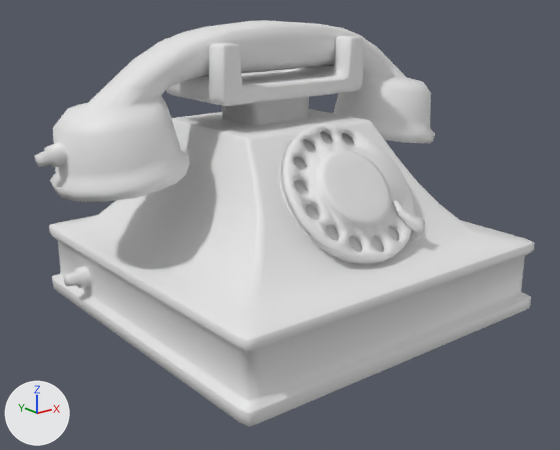
An edit to the FBX model Assets/Branch_/Regina/3D/New/Telephone_low.fbx, drawn before and after from the same camera.
Before and after are seen from a camera (50 mm lens) standing at (-0.316, -0.395, 0.214) and looking at (-0.007, -0.007, 0.059). The lights are fixed; the arrows at lower left show +X, +Y and +Z. The older version comes first.

In view in the first picture: 'Arette_low', 'BaseTelephone_low', 'Detaille_low', 'Pepites1_low', 'Pepites_low', 'RondInteractif_low', 'Rond_low', 'Tube_low'.
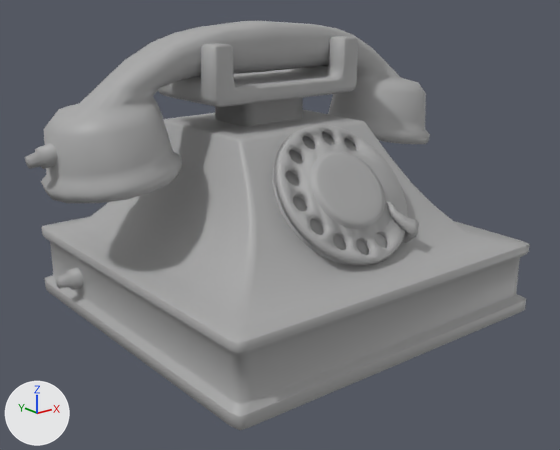
The newer file is also turned or shifted as a whole; pictures and numbers use the older file's frame.

Pixel boxes (x1, y1, x2, y2) of what changed, in the pictures (560 x 450 px):
'BaseTelephone_low', recoloured, moved (white to grey): before (49, 109, 535, 427); after (41, 110, 530, 430)
'Tube_low', recoloured, moved: before (50, 20, 435, 202); after (41, 21, 430, 203)
'RondInteractif_low', recoloured, reshaped, moved, turned: before (281, 124, 414, 264); after (274, 124, 408, 266)
'Detaille_low', recoloured, moved (white to grey): before (164, 36, 364, 126); after (157, 36, 358, 126)
'Rond_low', recoloured (white to grey): (293, 132, 385, 252) in both
'Pepites1_low', recoloured, moved: before (35, 142, 67, 168); after (25, 143, 58, 169)
'Arette_low', recoloured: (396, 210, 419, 240) in both
'Pepites_low', recoloured: (64, 268, 83, 288) in both

What changed in the scene script:
```text
Change me_cylinder_020:
    used by ob_pepites_low; location = (0.0, 0.0, 0.0); rotation_euler = (-1.571, 0.0, -3.142), in degrees (-90, 0, -180); scale = (0.0, 0.0, 0.0)
    remove me_cylinder_020.from_pydata(...)  # 33 vertices, 28 faces; spans x 104873.0..125400.0, y -31941.0..-16253.0, z -79756.0..-64068.0
    add me_cylinder_020.from_pydata(...)  # 33 vertices, 28 faces; spans x 110444.0..130970.0, y -31941.0..-16253.0, z -79756.0..-64068.0
    edits to the shape of me_cylinder_020 do not show in these pictures
    add me_cylinder_020.materials.append(mat_standardsurface1)  # grey #aaaaaa
Change me_cylinder_022:
    used by ob_rond_low; location = (0.0, 0.0, 0.0); rotation_euler = (-1.571, 0.0, -3.142), in degrees (-90, 0, -180); scale = (0.0, 0.0, 0.0)
    remove me_cylinder_022.from_pydata(...)  # 209 vertices, 192 faces; spans x -51258.0..40763.0, y -126759.0..-51364.0, z 26517.0..90036.0
    add me_cylinder_022.from_pydata(...)  # 209 vertices, 192 faces; spans x -45688.0..46333.0, y -126759.0..-51364.0, z 26517.0..90036.0
    edits to the shape of me_cylinder_022 do not show in these pictures
    add me_cylinder_022.materials.append(mat_standardsurface1)  # grey #aaaaaa
Change me_cylinder_002:
    used by ob_pepites1_low; location = (0.0, 0.0, 0.0); rotation_euler = (-1.571, 0.0, -3.142), in degrees (-90, 0, -180); scale = (0.0, 0.0, 0.0)
    remove me_cylinder_002.from_pydata(...)  # 33 vertices, 28 faces; spans x 137087.0..156945.0, y -128739.0..-113645.0, z -29315.0..-15360.0
    add me_cylinder_002.from_pydata(...)  # 33 vertices, 28 faces; spans x 142657.0..162515.0, y -128739.0..-113645.0, z -29315.0..-15360.0
    me_cylinder_002 part 5: the whole mesh is moved by (5570.0, 0.0, 0.0)
    add me_cylinder_002.materials.append(mat_standardsurface1)  # grey #aaaaaa
Change me_cylinder_021:
    used by ob_rondinteractif_low; location = (0.0, 0.0, 0.0); rotation_euler = (-1.571, 0.0, -3.142), in degrees (-90, 0, -180); scale = (0.0, 0.0, 0.0)
    remove me_cylinder_021.from_pydata(...)  # 449 vertices, 360 faces; spans x -52887.0..42391.0, y -129521.0..-53871.0, z 30077.0..93185.0
    add me_cylinder_021.from_pydata(...)  # 449 vertices, 360 faces; spans x -47316.0..47962.0, y -46702.0..41708.0, z -16817.0..25049.0
    me_cylinder_021 part 4: 449 of 449 vertices moved; they spanned x -52887.0..42391.0, y -129521.0..-53871.0, z 30077.0..93185.0 and now span x -47316.0..47962.0, y -46702.0..41708.0, z -16817.0..25049.0; mean shift (5570.0, 90690.0, -59447.0)
    add me_cylinder_021.materials.append(mat_standardsurface1)  # grey #aaaaaa
Change me_cube_029:
    used by ob_detaille_low; location = (0.0, 0.0, 0.0); rotation_euler = (-1.571, 0.0, -3.142), in degrees (-90, 0, -180); scale = (0.0, 0.0, 0.0)
    remove me_cube_029.from_pydata(...)  # 240 vertices, 242 faces; spans x -63624.0..53129.0, y -179160.0..-108643.0, z -57364.0..11083.0
    add me_cube_029.from_pydata(...)  # 240 vertices, 242 faces; spans x -58054.0..58699.0, y -179160.0..-108643.0, z -57364.0..11083.0
    me_cube_029 part 3: the whole mesh is moved by (5570.0, 0.0, 0.0)
    add me_cube_029.materials.append(mat_standardsurface1)  # grey #aaaaaa
Change me_cube_021:
    used by ob_arette_low; location = (0.0, 0.0, 0.0); rotation_euler = (-1.571, 0.0, -3.142), in degrees (-90, 0, -180); scale = (0.0, 0.0, 0.0)
    remove me_cube_021.from_pydata(...)  # 28 vertices, 25 faces; spans x -46488.0..-28946.0, y -84893.0..-53658.0, z 71189.0..91779.0
    add me_cube_021.from_pydata(...)  # 28 vertices, 25 faces; spans x -40918.0..-23375.0, y -84893.0..-53658.0, z 71189.0..91779.0
    edits to the shape of me_cube_021 do not show in these pictures
    add me_cube_021.materials.append(mat_standardsurface1)  # grey #aaaaaa
Change me_cube_027:
    used by ob_basetelephone_low; location = (0.0, 0.0, 0.0); rotation_euler = (-1.571, 0.0, -3.142), in degrees (-90, 0, -180); scale = (0.0, 0.0, 0.0)
    remove me_cube_027.from_pydata(...)  # 306 vertices, 304 faces; spans x -126891.0..116396.0, y -125699.0..-232.0, z -125257.0..118030.0
    add me_cube_027.from_pydata(...)  # 306 vertices, 304 faces; spans x -121321.0..121966.0, y -125699.0..-232.0, z -125257.0..118030.0
    me_cube_027 part 2: the whole mesh is moved by (5570.0, 0.0, 0.0)
    add me_cube_027.materials.append(mat_standardsurface1)  # grey #aaaaaa
Change me_cylinder_023:
    used by ob_tube_low; location = (0.0, 0.0, 0.0); rotation_euler = (-1.571, 0.0, -3.142), in degrees (-90, 0, -180); scale = (0.0, 0.0, 0.0)
    remove me_cylinder_023.from_pydata(...)  # 450 vertices, 448 faces; spans x -157483.0..146988.0, y -190181.0..-95329.0, z -64768.0..20517.0
    add me_cylinder_023.from_pydata(...)  # 450 vertices, 448 faces; spans x -151913.0..152558.0, y -190181.0..-95329.0, z -64768.0..20517.0
    me_cylinder_023 part 1: the whole mesh is moved by (5570.0, 0.0, 0.0)
    add me_cylinder_023.materials.append(mat_standardsurface1)  # grey #aaaaaa
Change ob_rondinteractif_low:
    ob_rondinteractif_low.location: (0.0, 0.0, 0.0) -> (0.0, -0.0653, 0.0953)
    ob_rondinteractif_low.rotation_euler: (-1.571, 0.0, -3.142) -> (-1.286, -2.992, -0.1)  # degrees (-90, 0, -180) -> degrees (-74, -171, -5.7)
```
